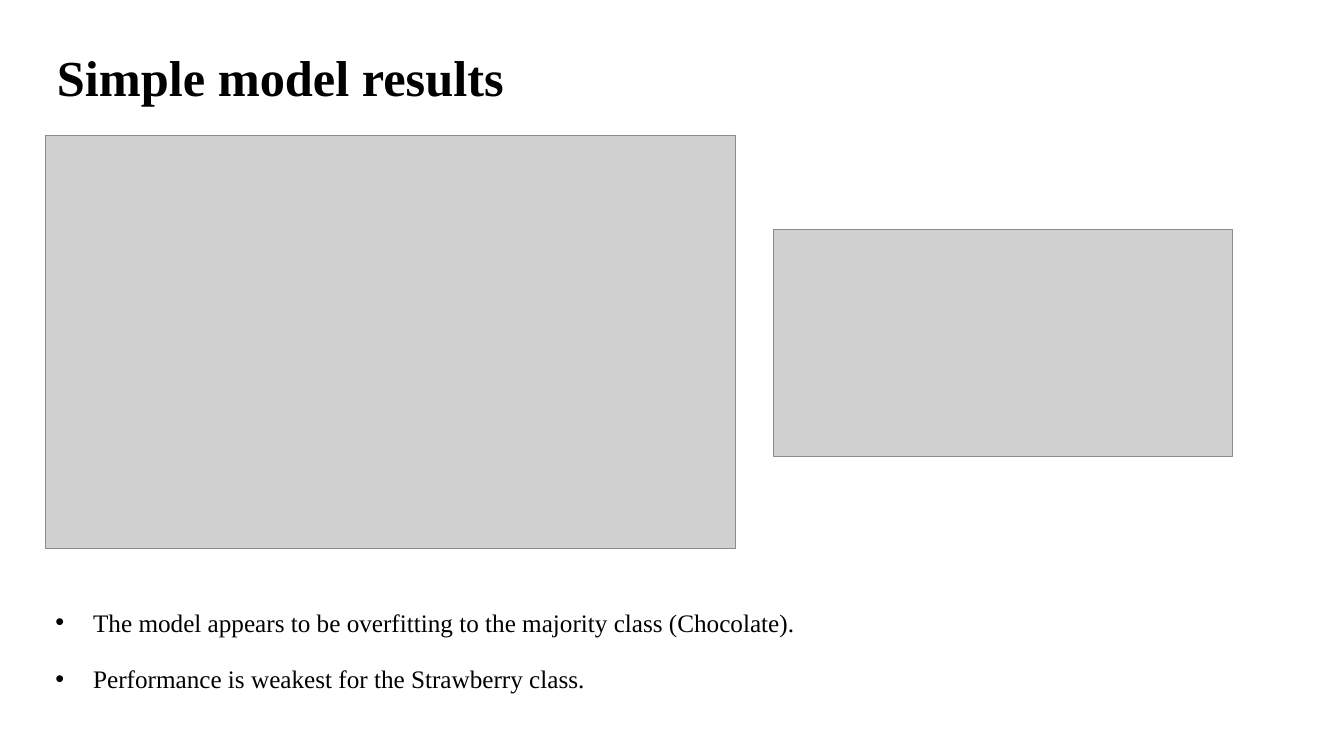
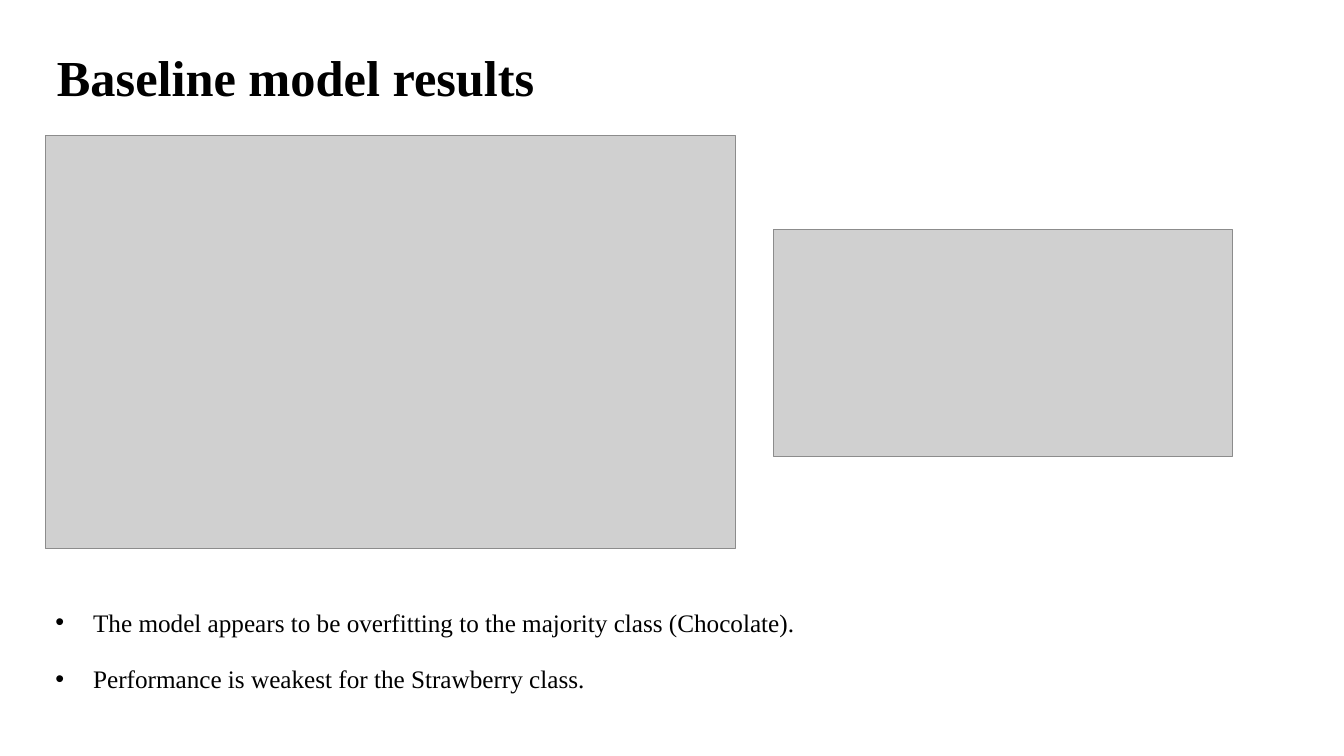
Before and after one commit to mariia080693/sports-betting-semi-supervised-xgb, a slide deck: slide 6 of Slides.pptx. Drawn at 1344x756 pixels with LibreOffice and Linux fonts; fonts in the diff are those of the drawing; grey boxes stand for pictures. Boxes give left, top, right and bottom in pixels: in the first picture for what was removed or moved away, otherwise in the second. Text is boxed around its words. In the diff, an @@ line names an element or a change of style, - is before the commit and + after.

```diff
--- a/Slides.pptx
+++ b/Slides.pptx
@@ text at (57,61,535,97): text changed @@
-Simple model results
+Baseline model results
```
Also in this commit, not shown: 6 other slides changed, 1 other file.
